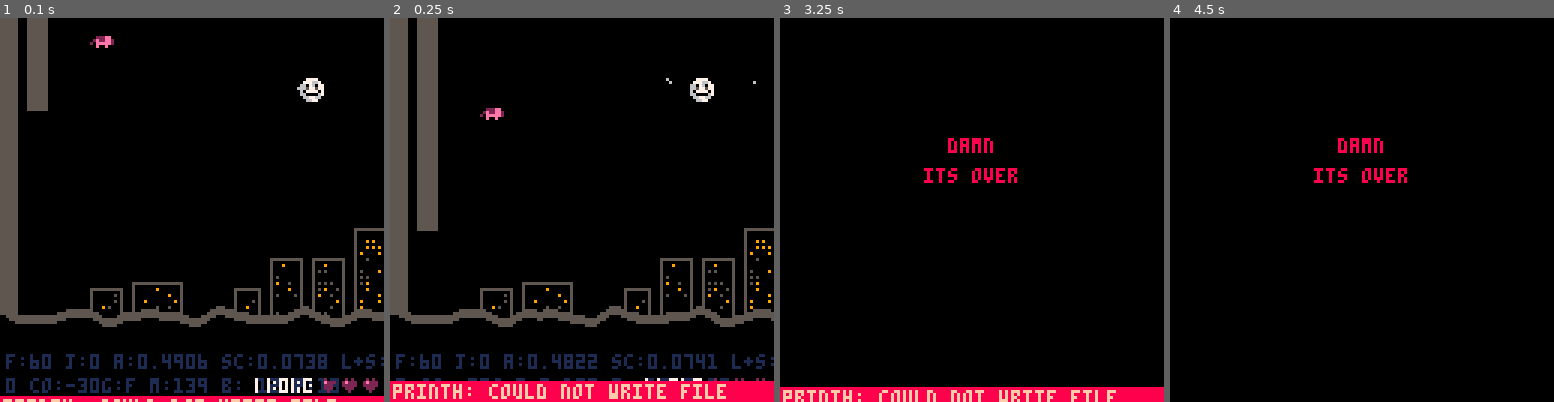
Above: before the commit, frames 1-4 (left to right).
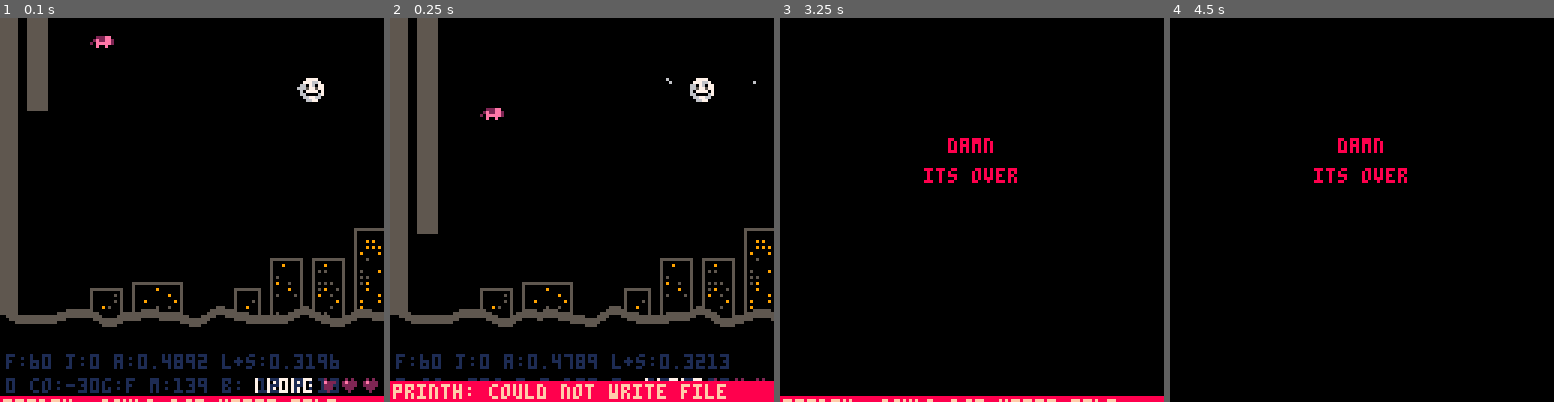
Above: after the commit, the same moments.

Repository: mbrc12/oinkjam
Game: PICO-8 cartridge oink.p8
Same seed, same stepped clock (60 frames per second), same inputs: the game is played once before the commit and once after it.
Inputs:
- Up to frame 1 (0.1 s): no input
- Up to frame 2 (0.25 s): no input
- Up to frame 3 (3.25 s): tap X (X key) at 0.33, 1.07, 1.85, 2.97 s; tap O (Z key) at 0.7, 1.7, 2.1, 2.5, 2.9 s; hold Right 1.6-2.1 s; hold Up 2.15-2.42 s; hold Right 2.47-3.03 s; hold Left from 3.08 s (still down)
- Up to frame 4 (4.5 s): tap O (Z key) at 3.3, 3.7, 4.1 s; release Left at 3.58 s; hold Down 3.63-3.97 s; hold Right from 4.02 s (still down); tap X (X key) at 4.08 s

The runs differ from the first frame. In frame 1, 0.7% of the frame differs, in the area x 45-100%, y 87-92%; in frame 2, 0.8%; in frame 3, 2.8%, in the area x 0-100%, y 96-100%; in frame 4, nothing differs.

Commit message:
fix env ema

Diff:
--- a/core.lua
+++ b/core.lua
@@ -386,6 +386,6 @@
     msg2 = msg2 .. " j:" .. player.jumps
     msg2 = msg2 .. " a:" .. add_time
     -- msg2 = msg2 .. " lj:" .. (round((time() - player.last_jump_asked) * 100) / 100)
-    msg2 = msg2 .. " sc:" .. stat(2) .. " l+s:" .. stat(1)
+    msg2 = msg2 .. " l+s:" .. stat(1)
     print(msg2, 2, 128 - 16, 1)
 end
--- a/environment.lua
+++ b/environment.lua
@@ -42,7 +42,12 @@
     else
         add_time_proposed = add_time
     end
-    add_time = add_time * (1 - ema) + (add_time_proposed * 1.1) * ema
+    -- add_time = add_time * (1 - ema) + (add_time_proposed * 1.1) * ema
+    local change = add_time - add_time_proposed
+    if change < 0.1 then
+        change = 0
+    end
+    add_time = add_time - change * ema
 
     update_body()
     physics:add(barrier, true)
Not shown, changed: log.txt
